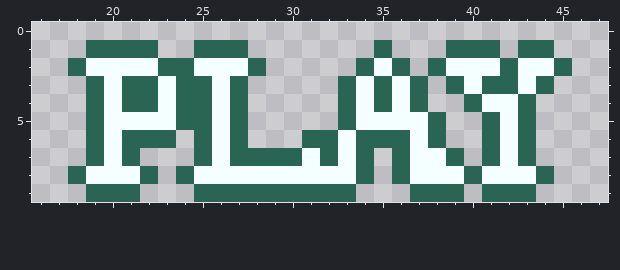
One commit to this pixel-art file: sprites/label-play.aseprite. Above: the version before the commit.
60x10 pixels, 1 frame. Shown: x 16..47, y 0..9.
After:
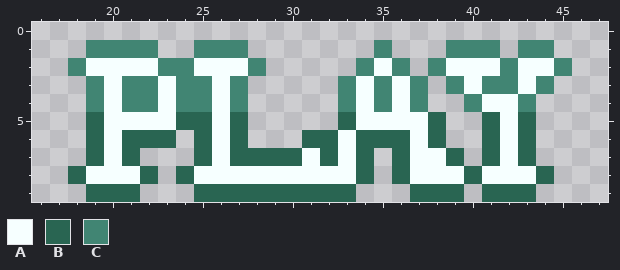
Palette (. is transparent): A #f6ffff  B #296552  C #418573
Difference:
The author changed colour B to colour C in row 1 at x 19 to 22, 25 to 27, 35, 39 to 41 and 43 to 44; in row 2 at x 18, 23 to 24, 28, 34, 36, 38, 42 and 45; in row 3 at x 19, 21 to 22, 24 to 25, 27, 33, 35, 37, 39, 41 to 42 and 44; in row 4 at x 19, 21 to 22, 24 to 25, 27, 33, 35, 37, 40 and 43.
